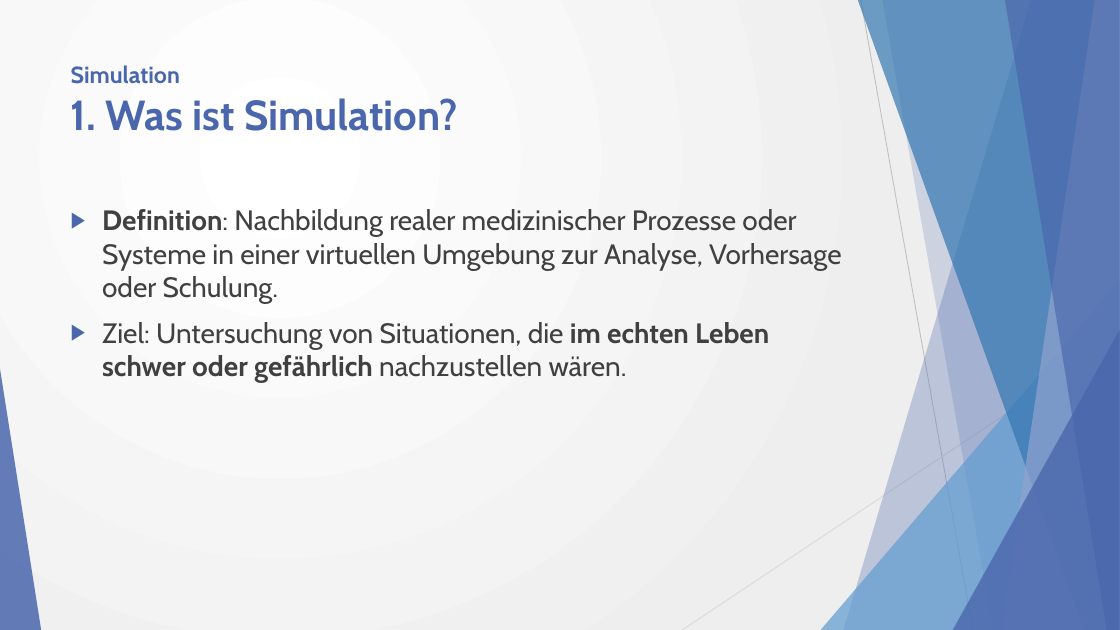
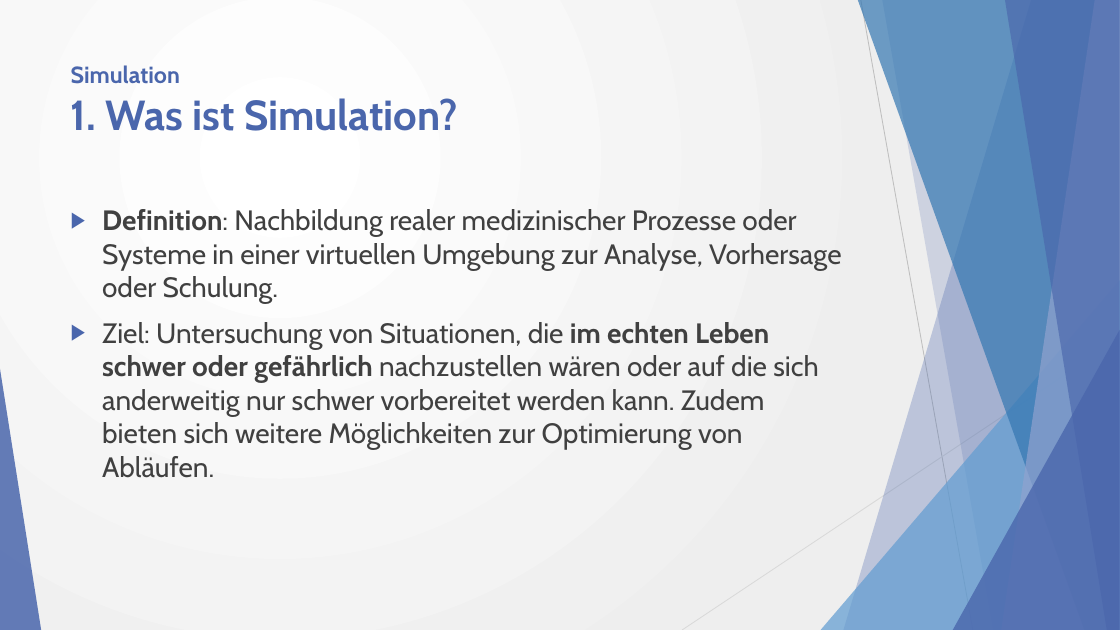
Before and after one commit to w0fl/w0fl, a slide deck: slide 11 of Simulation und Modellierung in der Medizininformatik_2.0.pptx (slide 12 before the commit). Drawn at 1120x630 pixels with LibreOffice and Linux fonts; fonts in the diff are those of the drawing. Boxes give left, top, right and bottom in pixels: in the first picture for what was removed or moved away, otherwise in the second. Text is boxed around its words. In the diff, an @@ line names an element or a change of style, - is before the commit and + after.

```diff
--- a/Simulation und Modellierung in der Medizininformatik_2.0.pptx
+++ b/Simulation und Modellierung in der Medizininformatik_2.0.pptx
@@ text at (102, 322, 818, 478): text changed @@
-▶ Ziel: Untersuchung von Situationen, die im echten Leben schwer oder gefährlich nachzustellen wären.
+▶ Ziel: Untersuchung von Situationen, die im echten Leben schwer oder gefährlich nachzustellen wären oder auf die sich anderweitig nur schwer vorbereitet werden kann. Zudem bieten sich weitere Möglichkeiten zur Optimierung von Abläufen.
```
Also in this commit, not shown: 11 other slides changed, 2 slides removed, 3 other files.
